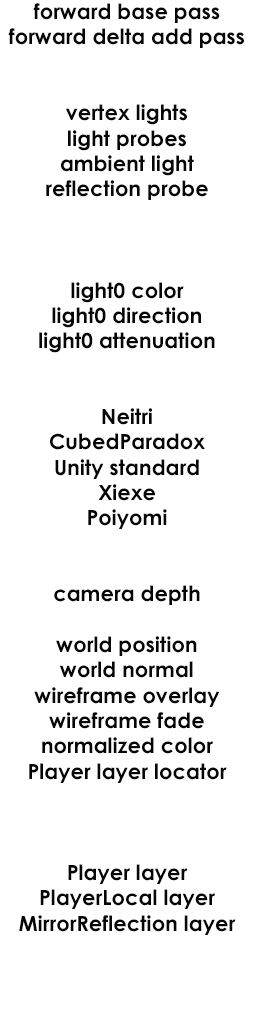
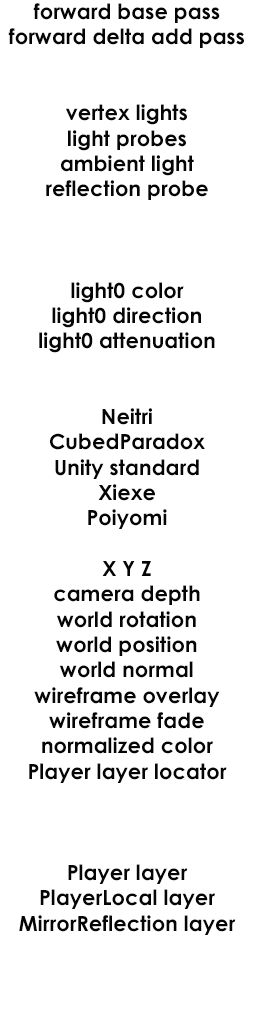
Layers edited between the first and the second (256, 1024) image:
painted on "forward base pass forward delta add pass vertex lights light" over [57, 561, 196, 628]
